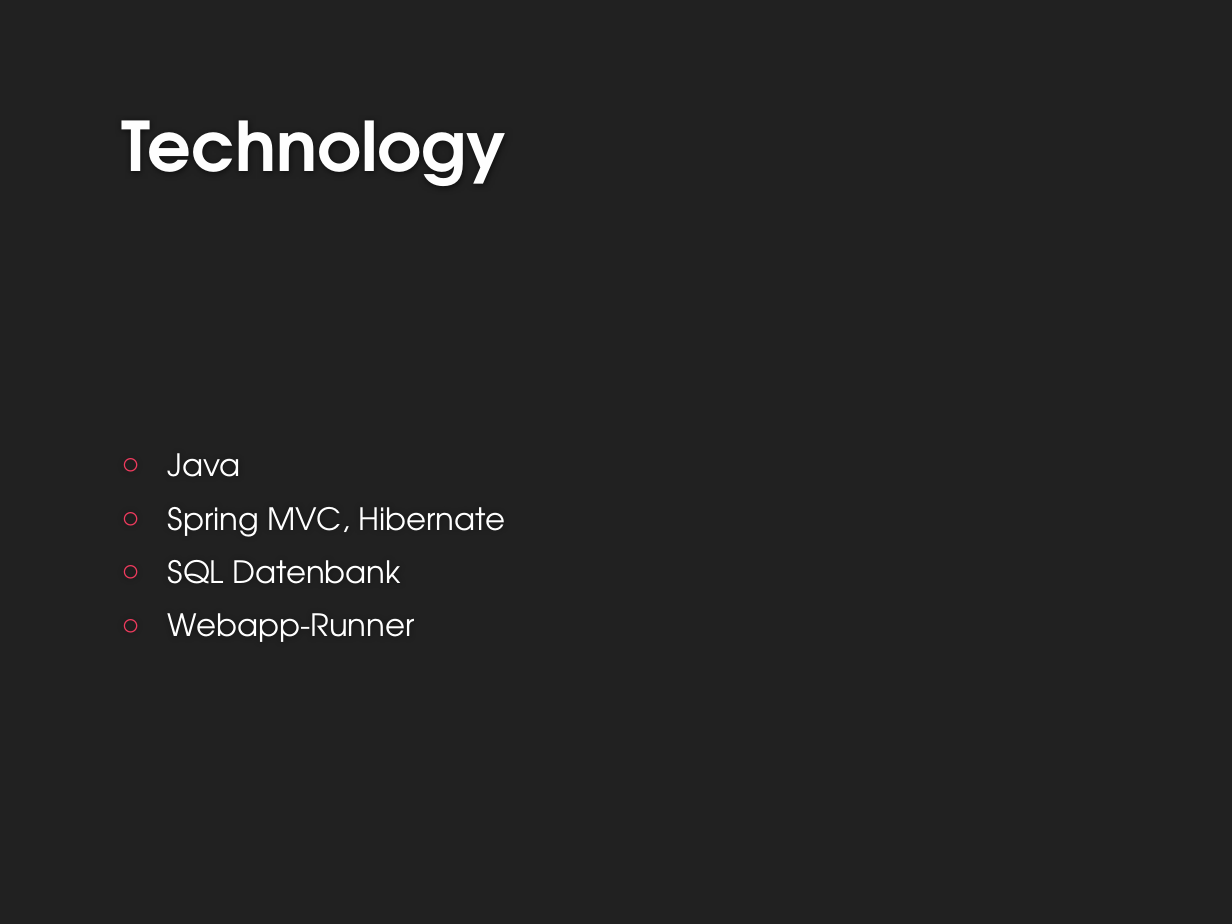
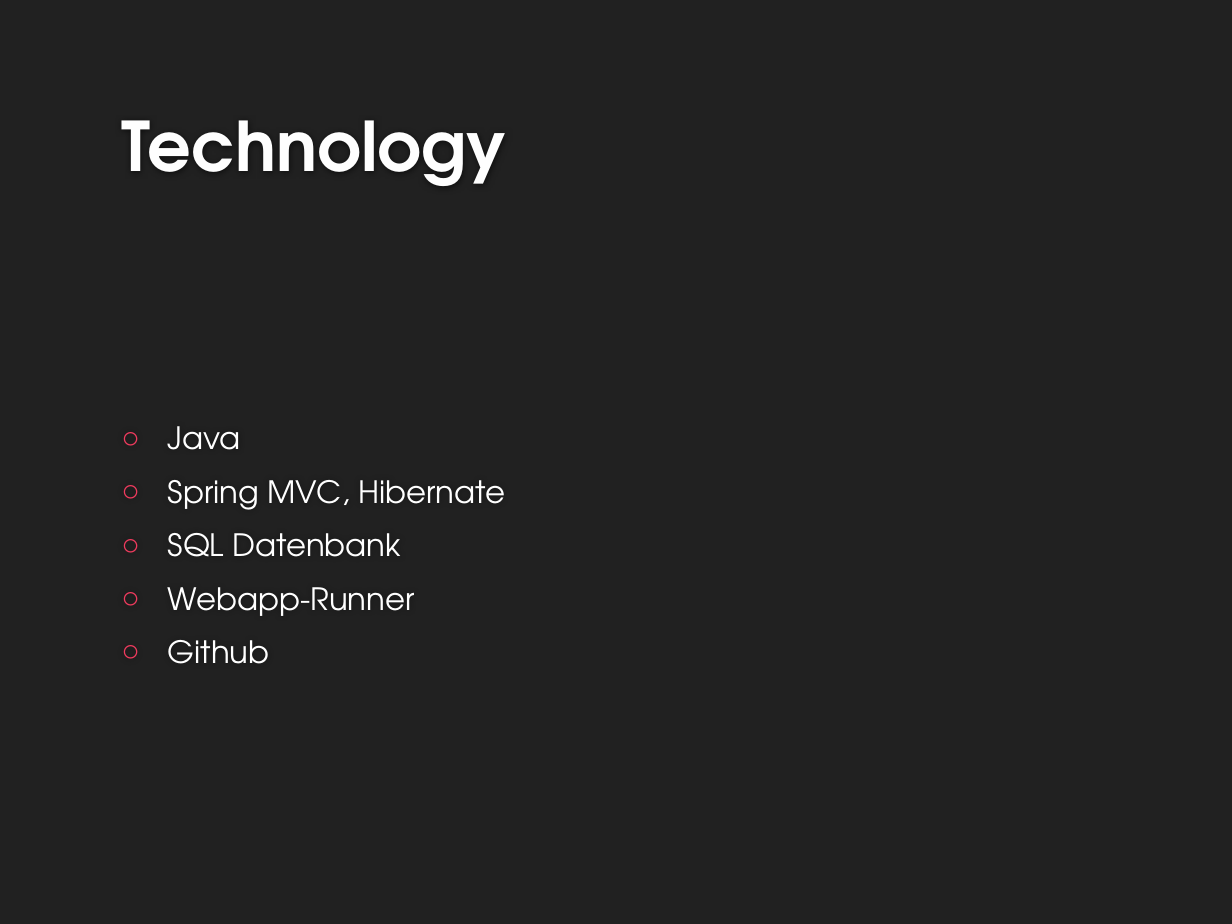
Before and after one commit to Kathamii/TINF15B4MCJI, a slide deck: slide 9 of docs/MidTermSE.pptx (slide 8 before the commit). Drawn at 1232x924 pixels with LibreOffice and Linux fonts; fonts in the diff are those of the drawing; background and template pictures are left out. Boxes give left, top, right and bottom in pixels: in the first picture for what was removed or moved away, otherwise in the second. Text is boxed around its words. In the diff, an @@ line names an element or a change of style, - is before the commit and + after.

```diff
--- a/docs/MidTermSE.pptx
+++ b/docs/MidTermSE.pptx
@@ text at bbox=[168, 640, 270, 664]: paragraph added @@
+○ Github
```
Also in this commit, not shown: 7 other slides changed, 5 slides added, 2 slides removed, 1 other file.
